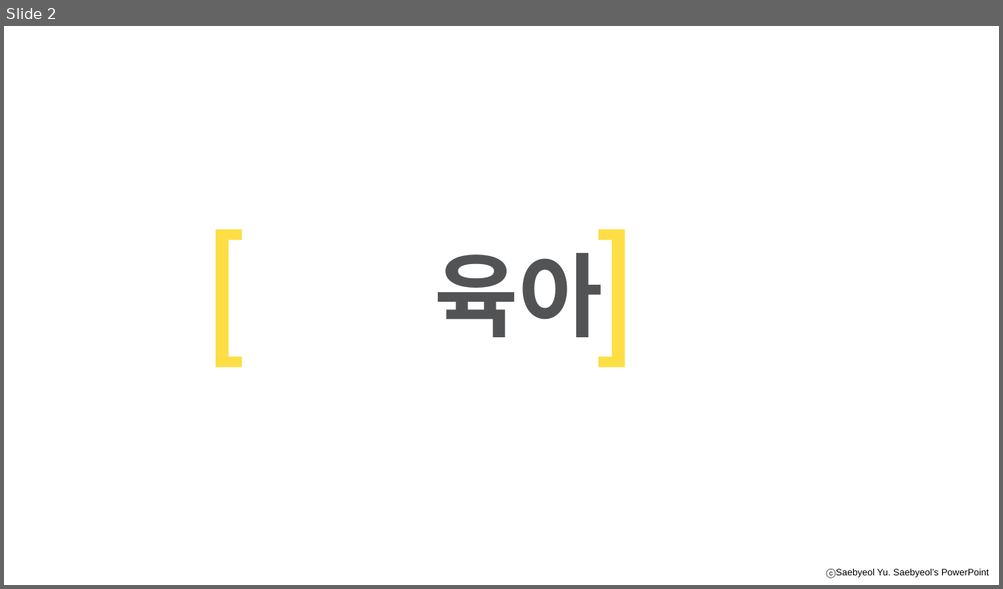
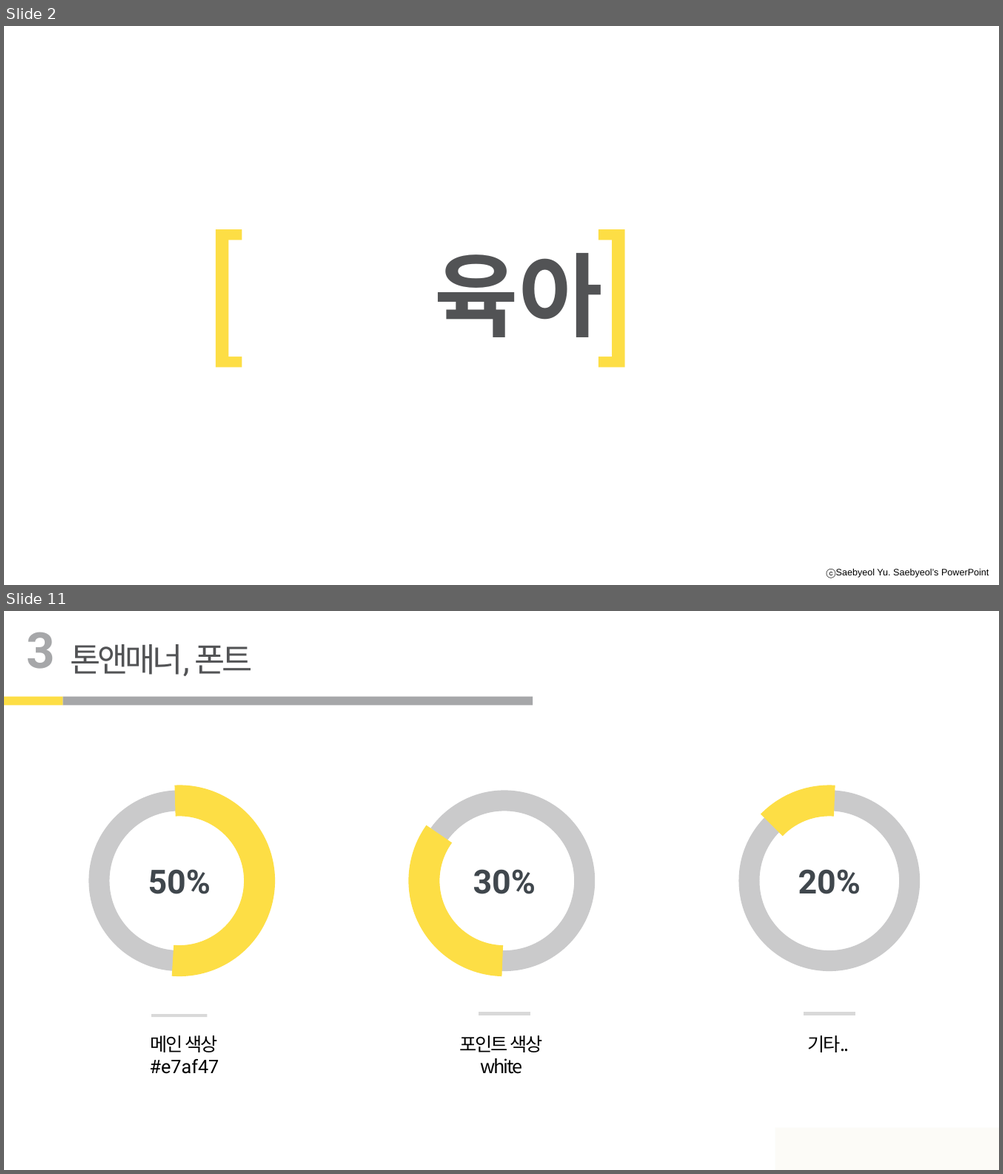
Before and after one commit to yonggyu01/mybabyari, a slide deck: 이거로할까.pptx. Shown one above the other, each under a label of ours: slide 2 before the commit, slides 2 and 11 after it; the slides between them are not shown. The pictures are 1003x589 and 1003x1174 pixels, drawn with LibreOffice and Linux fonts; fonts in the diff are those of the drawing; background and template pictures are left out. Boxes give left, top, right and bottom in pixels: in the first picture for what was removed or moved away, otherwise in the second. Text is boxed around its words. In the diff, an @@ line names an element or a change of style, - is before the commit and + after.

```diff
--- a/이거로할까.pptx
+++ b/이거로할까.pptx
@@ slide 11 added at bbox=[4, 611, 999, 1170], background #FFFFFF @@
@@ text added at bbox=[26, 632, 54, 669], 48 pt, text #A6A7A9, bold @@
+3
@@ text added at bbox=[70, 644, 253, 676], 32 pt, text #525355 @@
+톤앤매너, 폰트
@@ rectangle added at bbox=[4, 697, 63, 706], fill #FDDE45 @@
@@ rectangle added at bbox=[63, 697, 533, 706], fill #A6A7A9 @@
@@ arc (boxed as its full ellipse) added at bbox=[99, 800, 259, 961], outline #CACACB 20 pt @@
@@ arc (boxed as its full ellipse) added at bbox=[99, 800, 259, 961], outline #FDDE45 30 pt @@
@@ arc (boxed as its full ellipse) added at bbox=[424, 800, 584, 961], outline #CACACB 20 pt @@
@@ arc (boxed as its full ellipse) added at bbox=[424, 800, 584, 961], outline #FDDE45 30 pt @@
@@ arc (boxed as its full ellipse) added at bbox=[749, 800, 910, 961], outline #CACACB 20 pt @@
@@ arc (boxed as its full ellipse) added at bbox=[749, 800, 910, 961], outline #FDDE45 30 pt @@
@@ text added at bbox=[148, 869, 210, 894], 32 pt, text #40474D, bold @@
+50%
@@ text added at bbox=[473, 869, 535, 894], 32 pt, text #40474D, bold @@
+30%
@@ text added at bbox=[798, 869, 860, 894], 32 pt, text #40474D, bold @@
+20%
@@ rectangle added at bbox=[151, 1015, 208, 1018], fill #D9D9D9 @@
@@ line added from (478, 1014) to (530, 1014), #D9D9D9 3 pt @@
@@ line added from (804, 1014) to (854, 1014), #D9D9D9 3 pt @@
@@ text added at bbox=[150, 1036, 219, 1074], 18 pt, text #000000 @@
+메인 색상
+#e7af47
@@ text added at bbox=[460, 1036, 543, 1074], 18 pt, text #000000 @@
+포인트 색상
+white
@@ text added at bbox=[807, 1036, 848, 1053], 18 pt, text #000000 @@
+기타..
@@ rectangle added at bbox=[775, 1128, 999, 1170], fill #FCFBF7 @@
```
Also in this commit, not shown: 17 slides changed, 11 other slides added, 4 slides removed.
